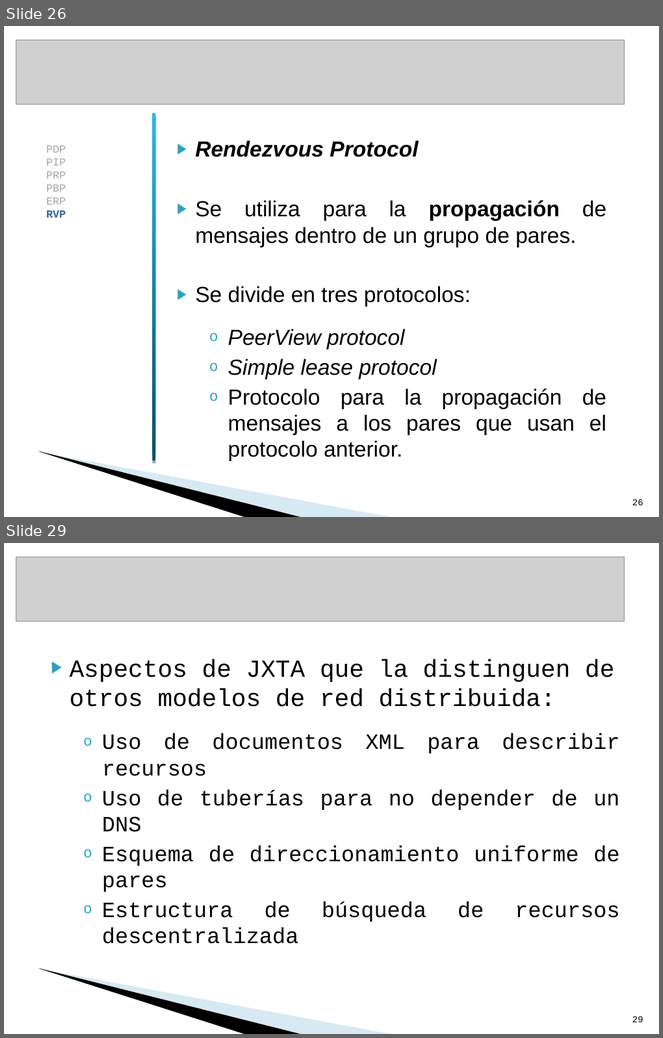
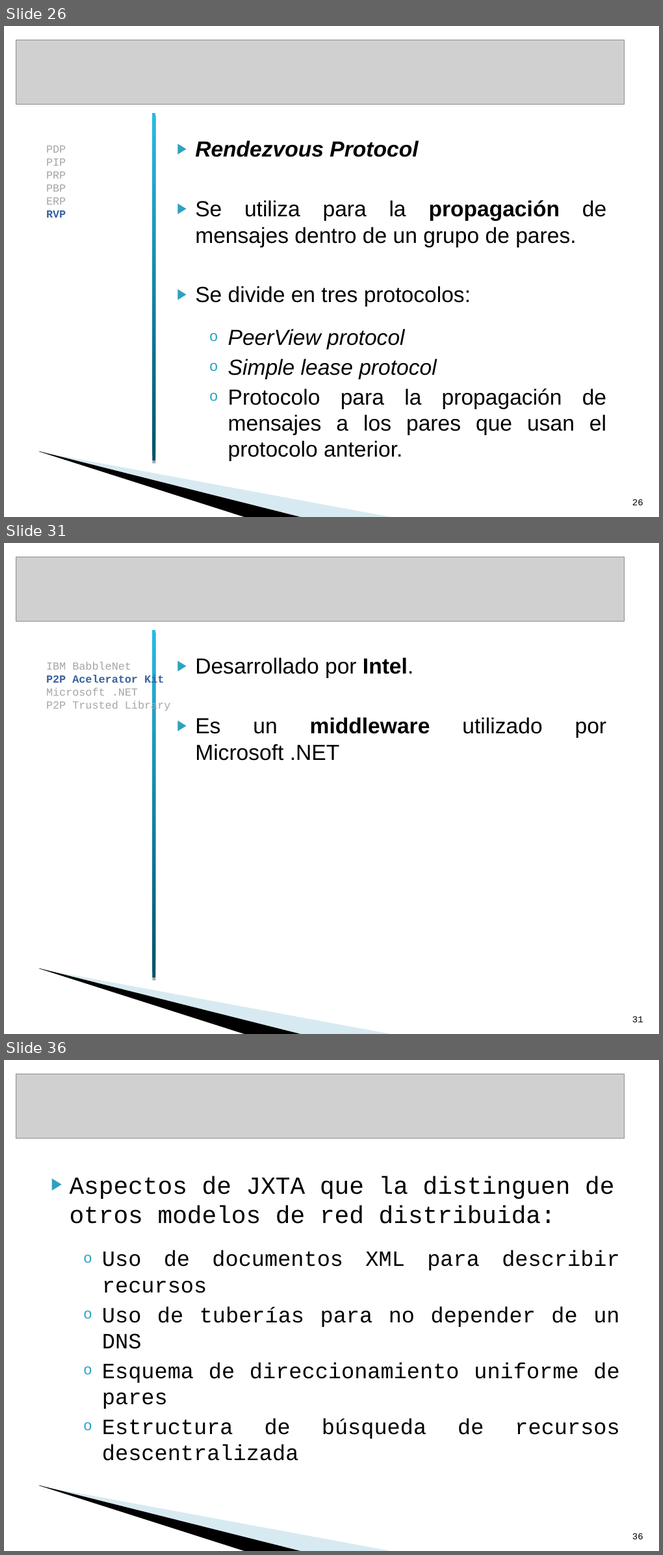
Before and after one commit to txedo/isi-practicas-5, a slide deck: sistemas-colaboracion/p2p-jxta/presentacion/PresentaciónColaboracion.ppt. Shown one above the other, each under a label of ours: slides 26 and 29 before the commit, slides 26, 31 and 36 after it; the slides between them are not shown. The pictures are 663x1038 and 663x1555 pixels, drawn with LibreOffice and Linux fonts; fonts in the diff are those of the drawing; grey boxes stand for pictures; background and template pictures are left out. Boxes give left, top, right and bottom in pixels: in the first picture for what was removed or moved away, otherwise in the second. Text is boxed around its words. In the diff, an @@ line names an element or a change of style, - is before the commit and + after.

```diff
--- a/sistemas-colaboracion/p2p-jxta/presentacion/PresentaciónColaboracion.ppt
+++ b/sistemas-colaboracion/p2p-jxta/presentacion/PresentaciónColaboracion.ppt
@@ slide 31 added at [4,543,659,1034], background #FFFFFF; not listed: 2 template elements that a slide beside it also shows @@
@@ picture added at [16,557,625,621] @@
@@ rectangle added at [153,630,156,978], fill gradient #005269 to #2ABAE3 @@
@@ text added at [195,657,607,738], 24 pt, text #000000 @@
+▶ Desarrollado por Intel.
+▶ Es un middleware utilizado por Microsoft .NET
@@ text added at [46,662,171,713], 12 pt, text #A6A6A6 @@
+IBM BabbleNet
+P2P Acelerator Kit
+Microsoft .NET
+P2P Trusted Library
@@ page number added at [633,1016,644,1023], 10 pt, text #000000 @@
+31
@@ what was slide 29 is now slide 36 @@
@@ page number at [633,1533,644,1540]: text changed @@
-29
+36
```
Also in this commit, not shown: 7 slides changed, 6 other slides added, 1 other file.
